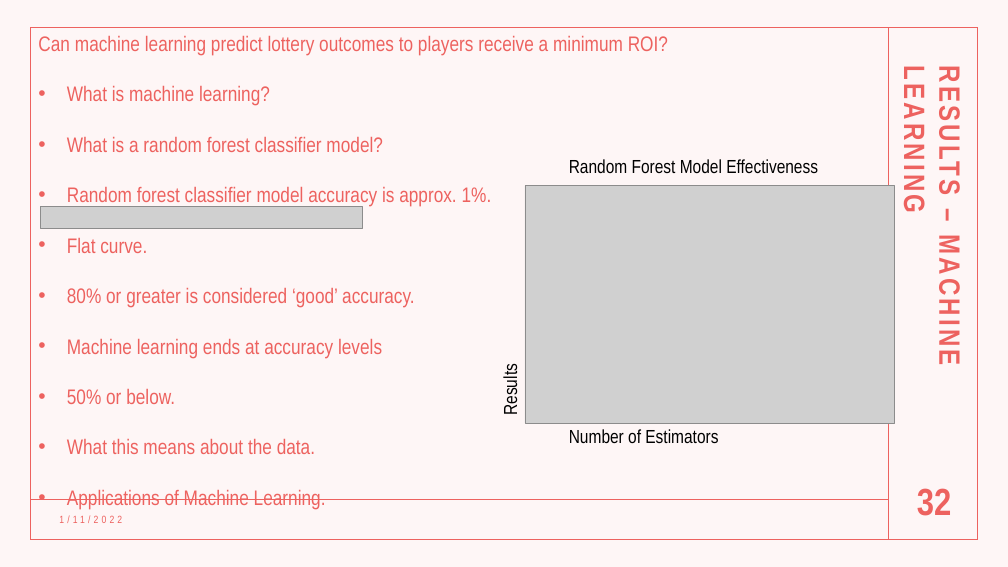
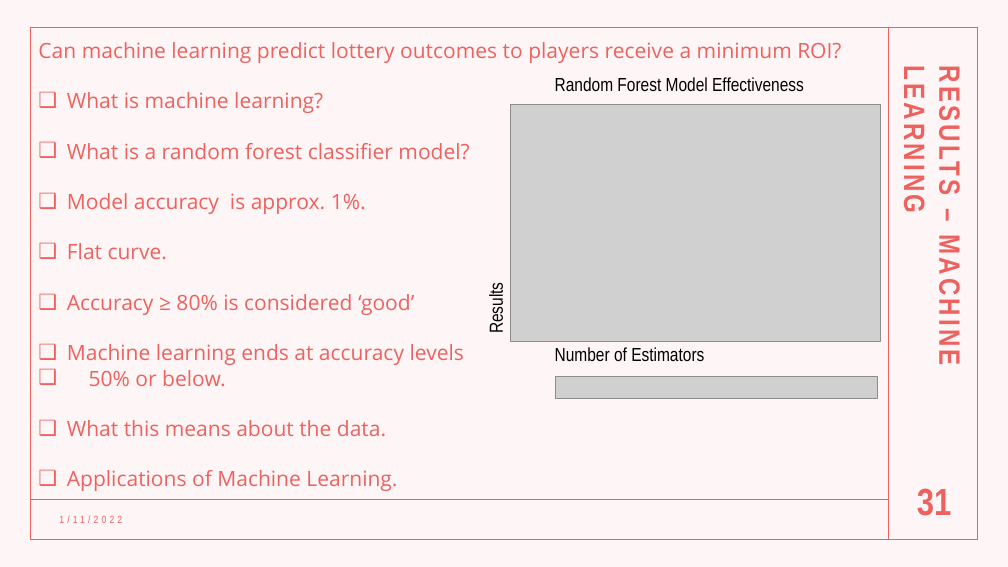
Before and after one commit to AlbiKovi/DSO110---Final-Group-Project, a slide deck: slide 31 of Is the Mega Millions a Mega Trap.pptm (slide 32 before the commit). Drawn at 1008x567 pixels with LibreOffice and Linux fonts; fonts in the diff are those of the drawing; grey boxes stand for pictures. Boxes give left, top, right and bottom in pixels: in the first picture for what was removed or moved away, otherwise in the second. Text is boxed around its words. In the diff, an @@ line names an element or a change of style, - is before the commit and + after.

```diff
--- a/Is the Mega Millions a Mega Trap.pptm
+++ b/Is the Mega Millions a Mega Trap.pptm
@@ text at [38, 42, 841, 491]: font Arial Narrow to Open Sans in "Can machine learning predict lottery outcomes to ...", "What is machine learning?", "What is a random forest classifier model?", "Flat curve." and 4 more places; bullet • to ❑ @@
@@ 3 texts, 1 picture: place and size @@
-3 texts, 1 picture at [500, 159, 895, 444]
+3 texts, 1 picture at [486, 77, 881, 362]
@@ text at [67, 193, 366, 214]: text changed; font Arial Narrow to Open Sans @@
-• Random forest classifier model accuracy is approx. 1%.
+❑ Model accuracy is approx. 1%.
@@ text at [67, 294, 414, 315]: text changed; font Arial Narrow to Open Sans @@
-• 80% or greater is considered ‘good’ accuracy.
+❑ Accuracy ≥ 80% is considered ‘good’
@@ picture: place and size @@
-picture at [40, 206, 362, 228]
+picture at [556, 377, 878, 399]
@@ page number at [917, 488, 951, 516]: text changed @@
-32
+31
```
Also in this commit, not shown: 20 other slides changed, 1 slide removed.
